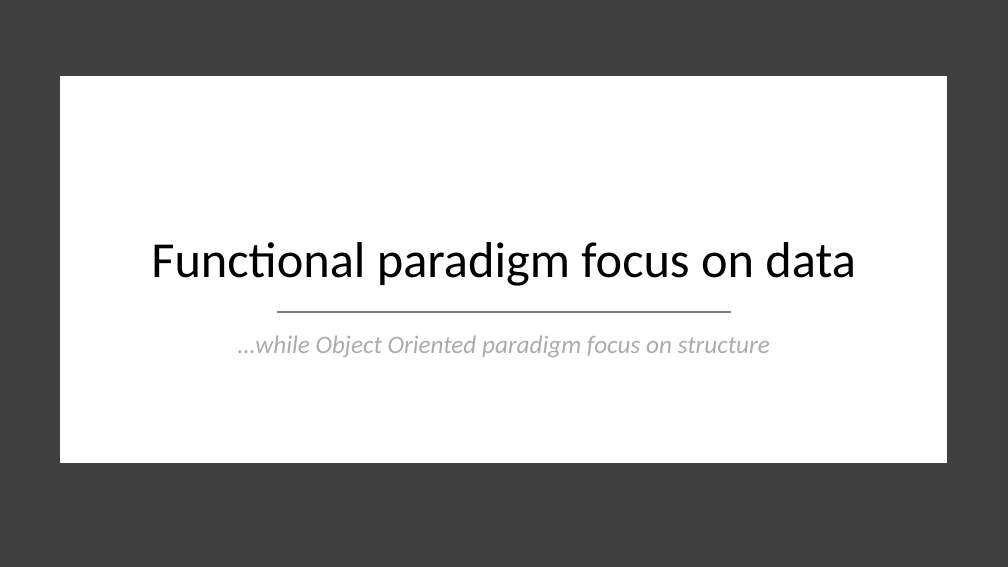
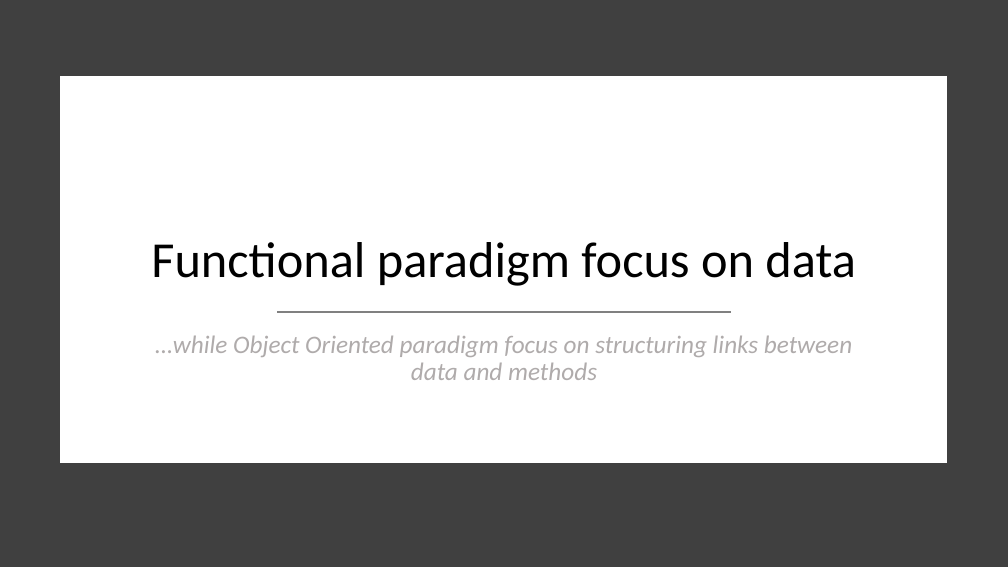
Before and after one commit to essic/prez-why-fsharp, a slide deck: slide 9 of WhyFSharp.pptx. Drawn at 1008x567 pixels with LibreOffice and Linux fonts; fonts in the diff are those of the drawing. Boxes give left, top, right and bottom in pixels: in the first picture for what was removed or moved away, otherwise in the second. Text is boxed around its words. In the diff, an @@ line names an element or a change of style, - is before the commit and + after.

```diff
--- a/WhyFSharp.pptx
+++ b/WhyFSharp.pptx
@@ text at (155, 335, 852, 380): text changed @@
-…while Object Oriented paradigm focus on structure
+…while Object Oriented paradigm focus on structuring links between data and methods
```
Also in this commit, not shown: 10 other slides changed, 1 slide removed, 1 other file.
